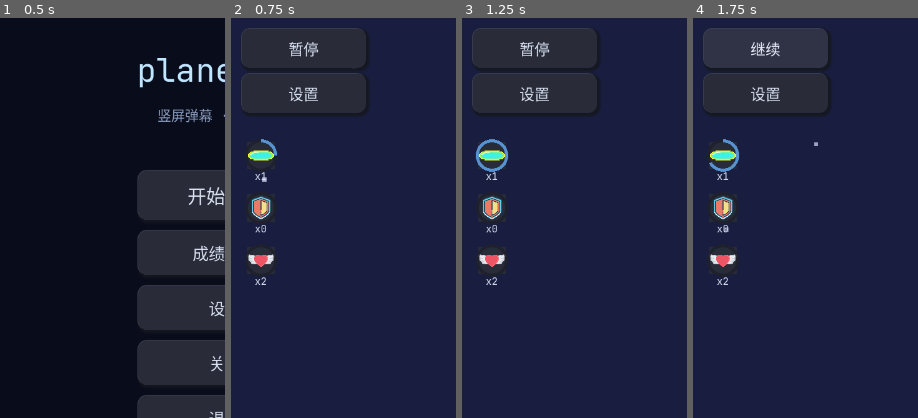
Above: before the commit, frames 1-4 (left to right).
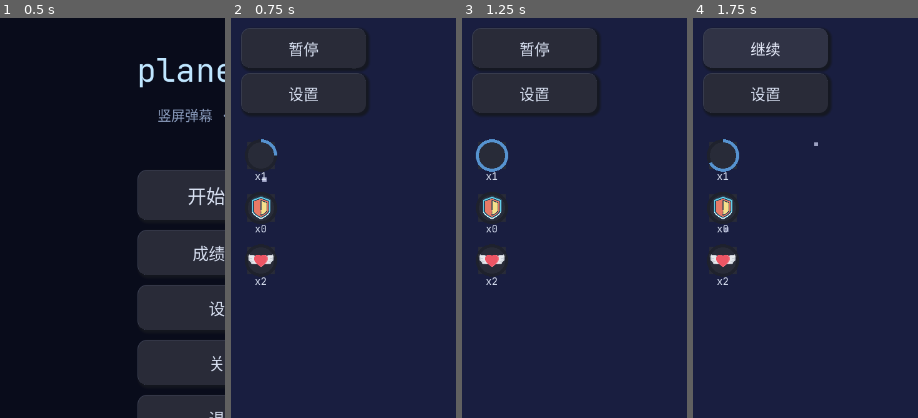
Above: after the commit, the same moments.

Repository: qingzhixing/plane-war
Game: Godot game, scene res://scenes/MainMenu.tscn
The game is run twice, just before and just after one commit, with the same random seed, the same clock (stepped at 60 frames per second) and the same inputs. Sound files missing from this copy of the repository are replaced by a short silence.
Inputs:
- Up to frame 1 (0.5 s): no input
- Up to frame 2 (0.75 s): click "开始游戏" at 0.5 s
- Up to frame 3 (1.25 s): no input
- Up to frame 4 (1.75 s): click "暂停" at 1.25 s
The pictures show only the part of the screen within x 0-50%, y 0-50%; the shares and areas given below are measured in that part.

Frame 1 is identical in both runs. In frame 2, 0.3% of the frame differs, in the area x 7-20%, y 33-36%; in frame 3, 0.3%; in frame 4, 0.3%.

Commit message:
🎨 UI: 左侧主炮状态栏图标改用新子弹贴图
Co-Authored-By: Claude Sonnet 4.6 <noreply@anthropic.com>

Diff:
--- a/scenes/Main.tscn
+++ b/scenes/Main.tscn
@@ -11,7 +11,7 @@
 [ext_resource type="Theme" uid="uid://6gltwgxumk04" path="res://assets/theme/default_ui_theme.tres" id="11_ui_theme"]
 [ext_resource type="PackedScene" uid="uid://5hppc0ylcbtl" path="res://scenes/ui/SpellStarButton.tscn" id="14_spell_star_button"]
 [ext_resource type="PackedScene" uid="uid://bwh6830w5vlxv" path="res://scenes/ui/StatusSlot.tscn" id="15_status_slot"]
-[ext_resource type="Texture2D" uid="uid://w478a7uockj4" path="res://assets/sprites/bullets/bullet_player_basic.png" id="16_tex_gun"]
+[ext_resource type="Texture2D" uid="uid://bquveuxuu5fn7" path="res://assets/sprites/bullets/tile_0003.png" id="16_tex_gun"]
 [ext_resource type="Texture2D" uid="uid://bwmh6snhuyc61" path="res://assets/ui/heart.svg" id="18_tex_life"]
 [ext_resource type="Texture2D" uid="uid://rayda7qtyusb" path="res://assets/ui/star/star4.png" id="19_tex_spell"]
 [ext_resource type="Texture2D" uid="uid://dfk08r28unnt8" path="res://assets/sprites/bullets/Arrow.png" id="20_tex_arrow"]
